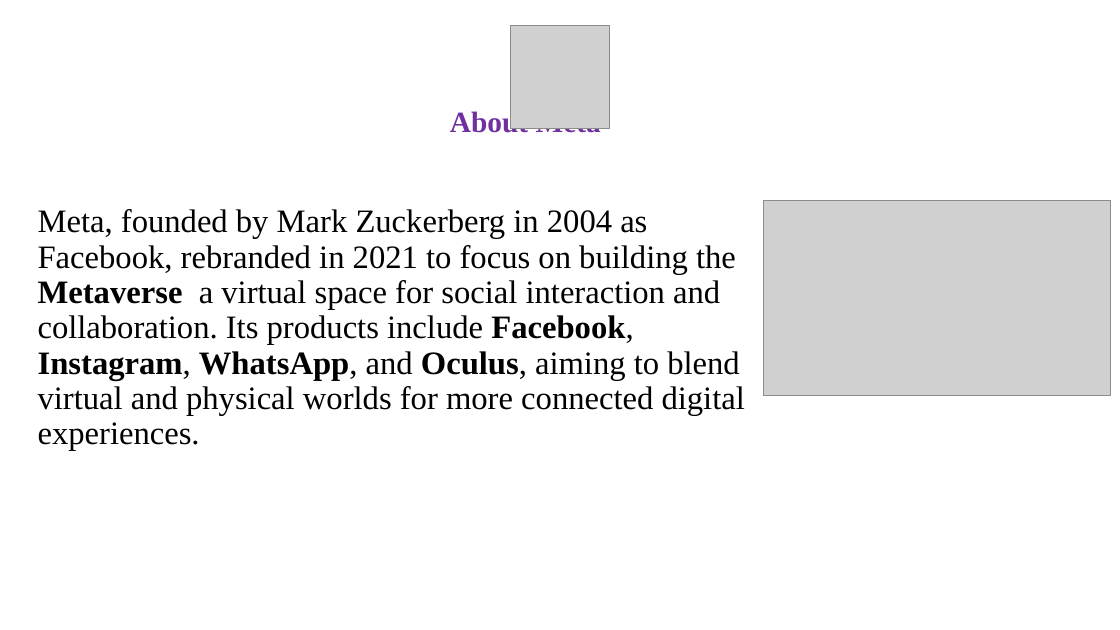
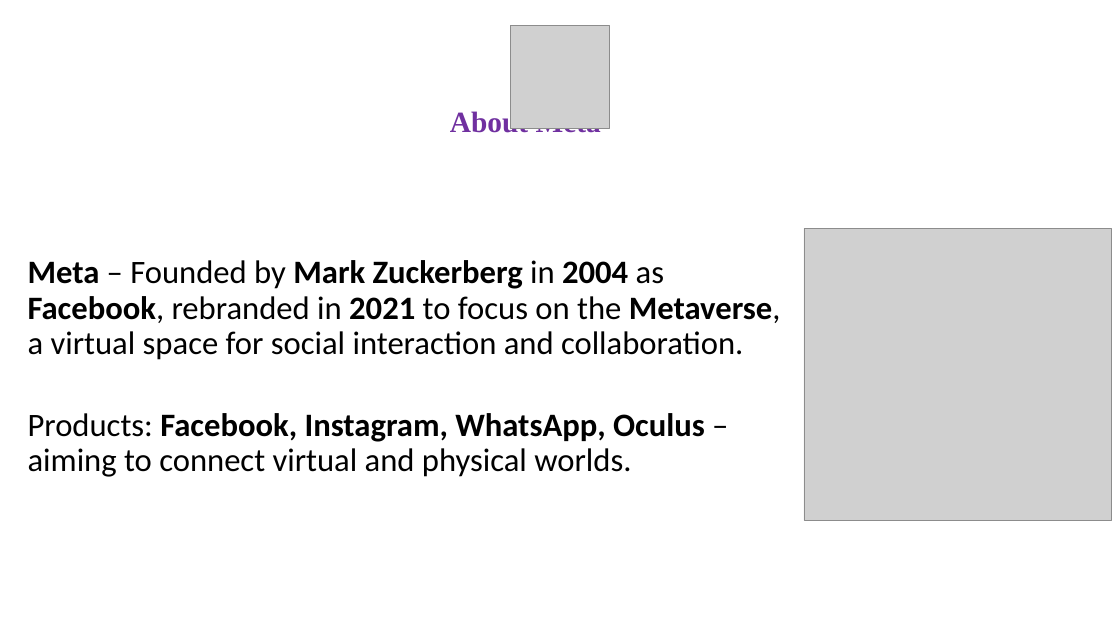
Before and after one commit to shreyas0499/Social-Media-Project, a slide deck: slide 2 of Shreyas META SQL Project.pptx. Drawn at 1120x630 pixels with LibreOffice and Linux fonts; fonts in the diff are those of the drawing; grey boxes stand for pictures. Boxes give left, top, right and bottom in pixels: in the first picture for what was removed or moved away, otherwise in the second. Text is boxed around its words. In the diff, an @@ line names an element or a change of style, - is before the commit and + after.

```diff
--- a/Shreyas META SQL Project.pptx
+++ b/Shreyas META SQL Project.pptx
@@ picture resized from (x1=764, y1=201, x2=1111, y2=396) to (x1=804, y1=229, x2=1112, y2=521) @@
@@ text at (x1=28, y1=260, x2=781, y2=477): text changed; font Times New Roman to Calibri @@
-Meta, founded by Mark Zuckerberg in 2004 as Facebook, rebranded in 2021 to focus on building the Metaverse a virtual space for social interaction and collaboration. Its products include Facebook, Instagram, WhatsApp, and Oculus, aiming to blend virtual and physical worlds for more connected digital experiences.
+Meta – Founded by Mark Zuckerberg in 2004 as Facebook, rebranded in 2021 to focus on the Metaverse, a virtual space for social interaction and collaboration.
+Products: Facebook, Instagram, WhatsApp, Oculus – aiming to connect virtual and physical worlds.
```
Also in this commit, not shown: 8 other slides changed, 1 other file.
